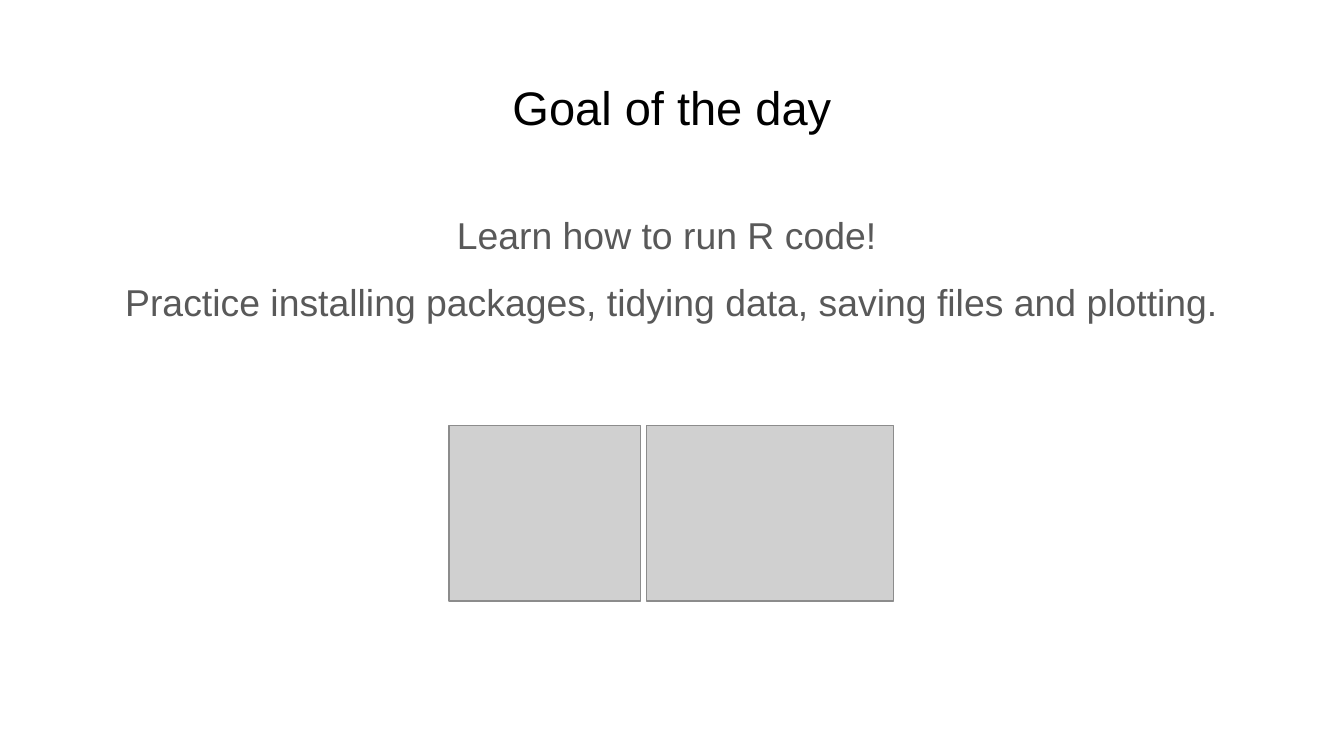
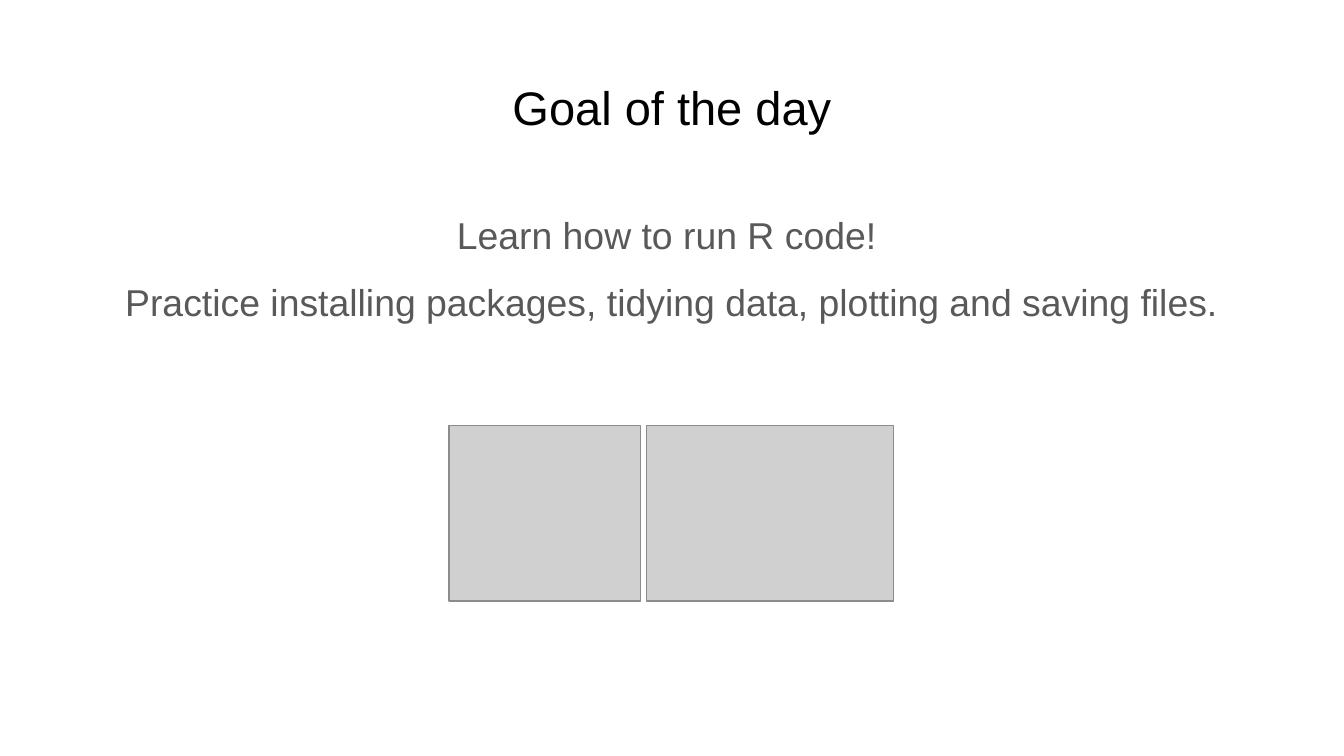
Before and after one commit to Dowell-Lab/srworkshop, a slide deck: slide 4 of day06/slides/Day6_slides.pptx. Drawn at 1344x756 pixels with LibreOffice and Linux fonts; fonts in the diff are those of the drawing; grey boxes stand for pictures. Boxes give left, top, right and bottom in pixels: in the first picture for what was removed or moved away, otherwise in the second. Text is boxed around its words. In the diff, an @@ line names an element or a change of style, - is before the commit and + after.

```diff
--- a/day06/slides/Day6_slides.pptx
+++ b/day06/slides/Day6_slides.pptx
@@ text at [125, 289, 1218, 324]: text changed @@
-Practice installing packages, tidying data, saving files and plotting.
+Practice installing packages, tidying data, plotting and saving files.
```
Also in this commit, not shown: 1 other slide changed, 1 slide added, 2 other files.
